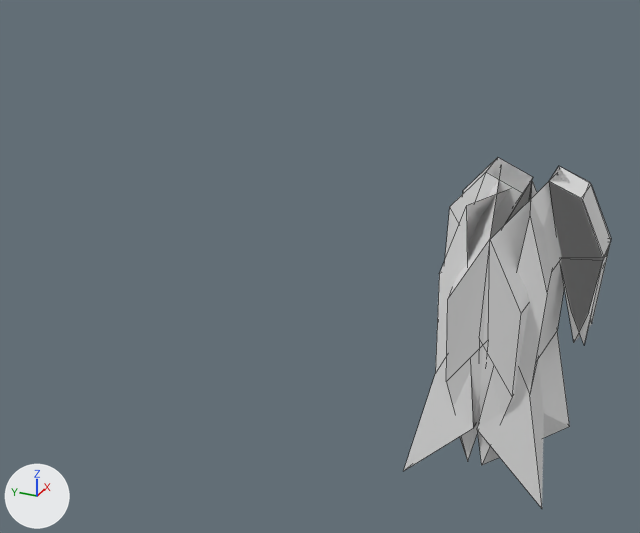
What one commit did to the Blender file untitled.blend.
One viewpoint serves both versions: a 50 mm lens placed at (-5.03, -0.9, 3.4), pointed at (-0.22, 1.26, 0.99). The axes (+X, +Y, +Z) are drawn at lower left. The lights are the same throughout. Mesh edges are drawn as thin lines.
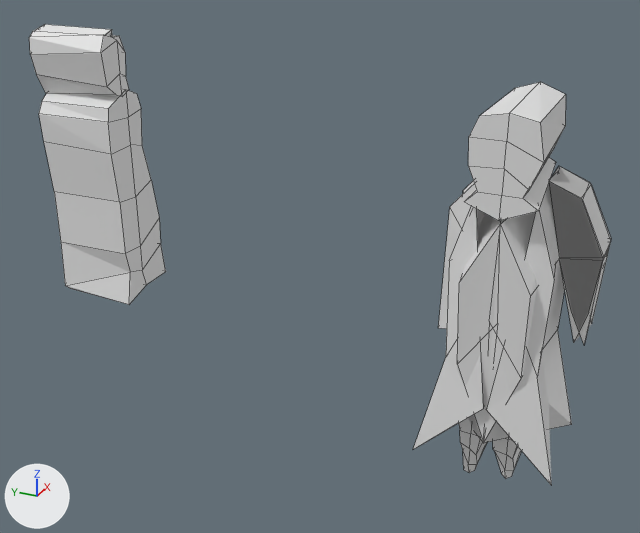
Location of each change, (x1, y1, x2, y2) in pixels of the pictures (640 x 533 px; the box of a moved part takes in the faces that stretch with it):
'Cube', reshaped, moved, rescaled (10% shorter): before (403, 167, 570, 508); after (413, 178, 572, 486)
'Cube.006', added: after (39, 90, 166, 305)
'Cube.003', added: after (464, 82, 566, 221)
'Cube.007', added: after (29, 24, 129, 96)
'Cube.005', added: after (459, 418, 487, 473)
'Cube.004', added: after (493, 437, 521, 479)
part 1 of me_cube_005, moved or reshaped: before (403, 332, 570, 508); after (413, 328, 572, 486)

What the commit changed:
me_cube_005 has 12 vertices, 8 faces and spans x -1.1..1.2, y -0.04..0.74, z -1.13..0.85.
me_cube_005 is used by ob_cube; location (-0.466, 0.0, 1.071); scale (0.416, 0.553, 0.856).
Part 1, on me_cube_005:
Vertex 2 of me_cube_005 moves from (-1.05, 0.74, -1.13) at pixel (403, 471) to (-1.05, 0.76, -1.12) at pixel (412, 449).
Vertex 6 of me_cube_005 moves from (0.94, 0.07, -0.96) to (0.94, 0.0, -0.94).
Mesh me_cube_004 is new.
It has 30 vertices, 28 faces and spans x -0.79..0.33, y -1.08..1.0, z -0.9..0.18.
Mesh me_cube_003 is new.
It has 42 vertices, 40 faces and spans x -0.6..0.8, y -1.0..1.1, z -1.02..1.03.
Mesh me_cube_002 is new.
It has 30 vertices, 28 faces and spans x -0.81..-0.02, y -0.91..1.0, z -0.78..1.07.
Mesh me_cube_001 is new.
It has 30 vertices, 28 faces and spans x -0.81..-0.02, y -1.0..1.0, z -0.78..1.13.
Mesh me_cube is new.
It has 30 vertices, 28 faces and spans x -1.0..1.0, y -0.91..1.0, z -1.0..1.0.
Object 'Cube' (ob_cube) moves from (-0.466, 0.0, 1.071) to (-0.36, 0.0, 1.071).
Object 'Cube' (ob_cube) is rescaled from (0.416, 0.553, 0.856) to (0.321, 0.553, 0.856).
Object 'Cube.007' (ob_cube_007) is new; it shows me_cube_004.
Its location is (0.066, 3.231, 2.275).
Its scale is (0.273, 0.308, 0.46).
Object 'Cube.006' (ob_cube_006) is new; it shows me_cube_003.
Its location is (0.103, 3.217, 1.122).
Its scale is (0.392, 0.304, 0.805).
Object 'Cube.005' (ob_cube_005) is new; it shows me_cube_002.
Its location is (-0.223, 0.117, 0.079).
Its scale is (0.339, 0.0949, 0.229).
Object 'Cube.004' (ob_cube_004) is new; it shows me_cube_001.
Its location is (-0.223, -0.112, 0.107).
Its scale is (0.339, 0.0949, 0.229).
Object 'Cube.003' (ob_cube_003) is new; it shows me_cube.
Its location is (-0.354, 0.0, 1.985).
Its scale is (0.377, 0.203, 0.284).
